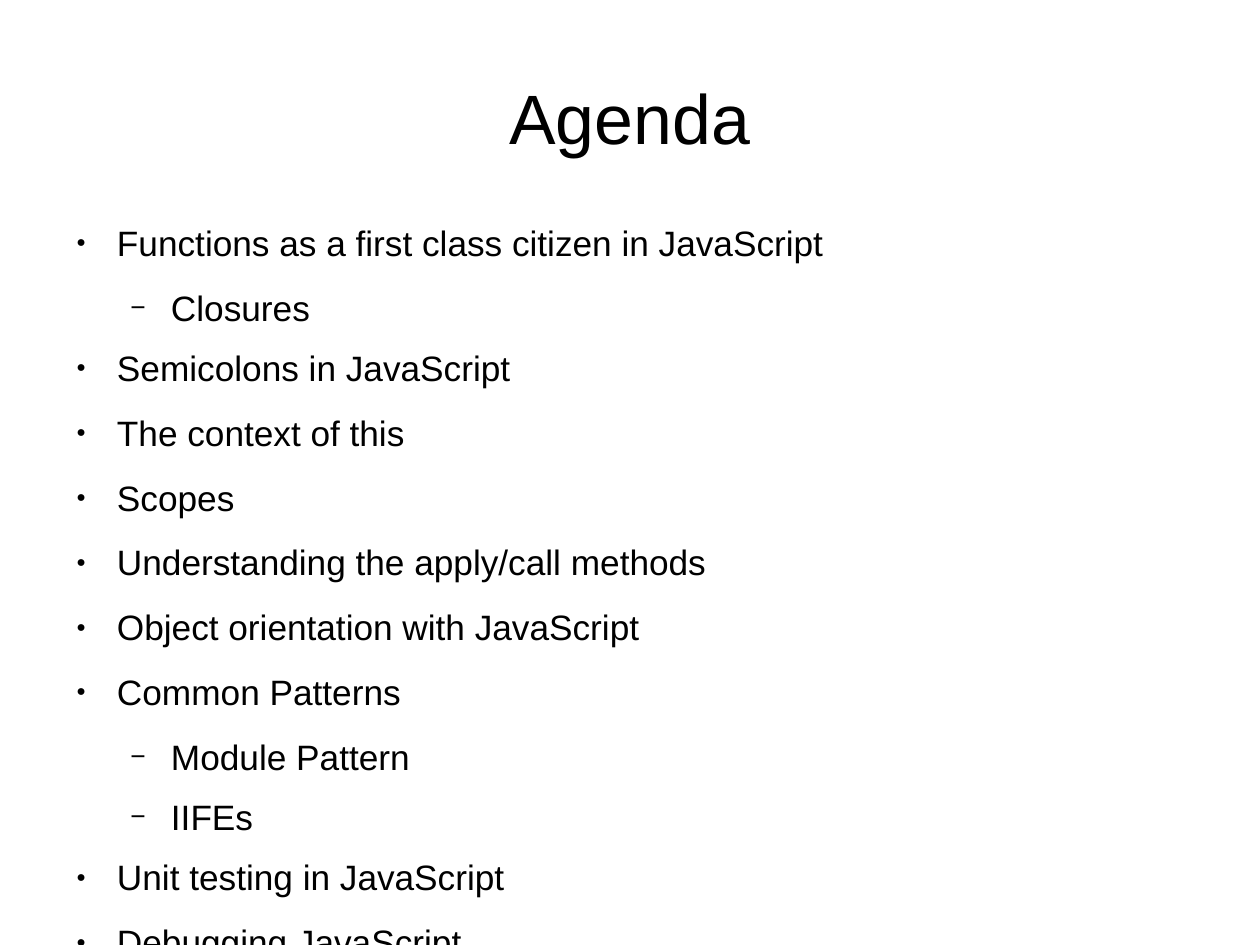
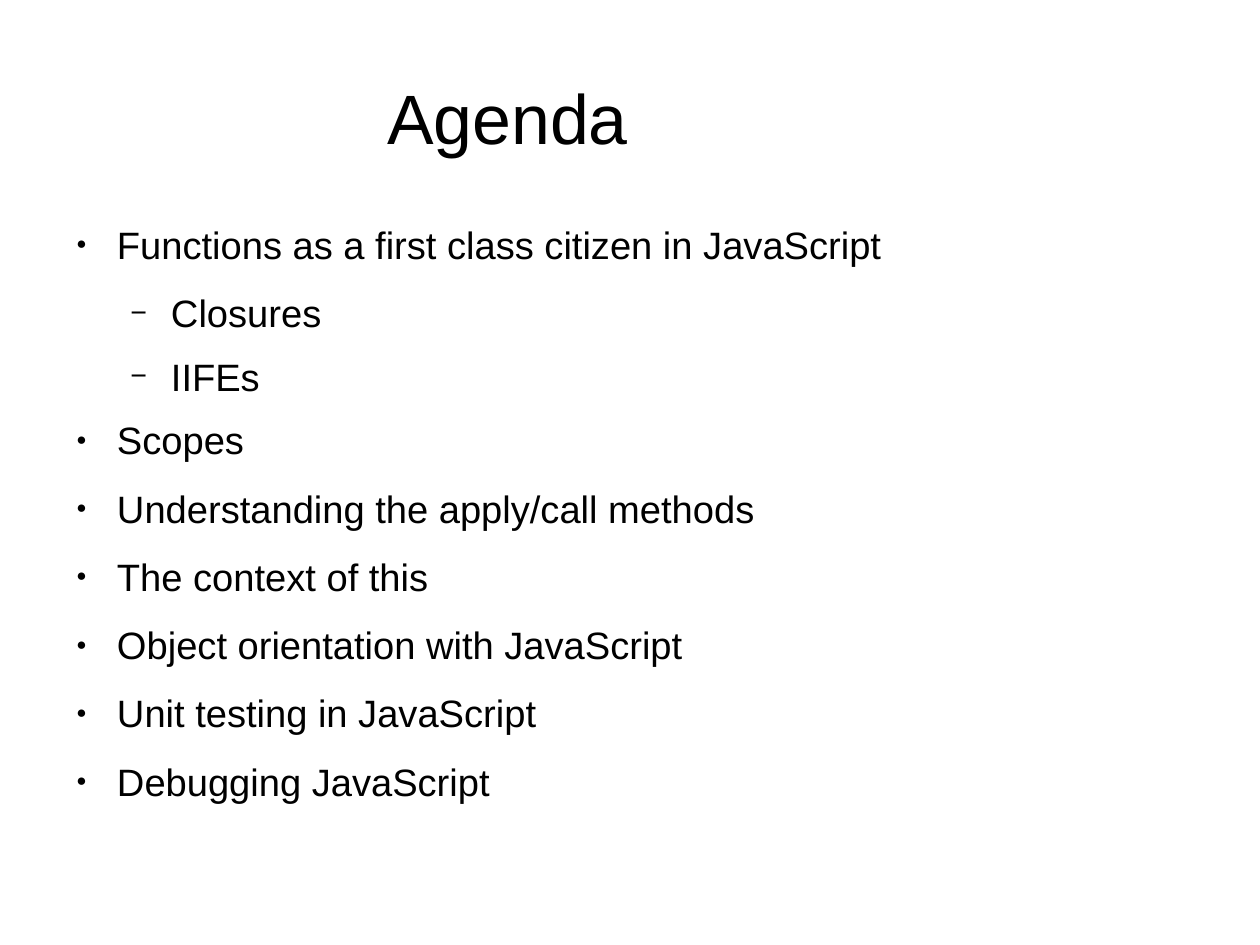
Before and after one commit to tomafc330/presentations, a slide deck: slide 2 of advanced-javascript/presentation.odp. Drawn at 1260x945 pixels with LibreOffice and Linux fonts; fonts in the diff are those of the drawing. Boxes give left, top, right and bottom in pixels: in the first picture for what was removed or moved away, otherwise in the second. Text is boxed around its words. In the diff, an @@ line names an element or a change of style, - is before the commit and + after.

```diff
--- a/advanced-javascript/presentation.odp
+++ b/advanced-javascript/presentation.odp
@@ title "Agenda" moved from (x1=509, y1=93, x2=750, y2=157) to (x1=387, y1=93, x2=628, y2=157) @@
@@ text at (x1=117, y1=231, x2=881, y2=804): size 22.2 to 24 pt in "Functions as a first class citizen in ...", "Closures", "Scopes", "Understanding the apply/call methods" and 3 more places @@
@@ text at (x1=171, y1=364, x2=260, y2=392): text changed; size 22.2 to 24 pt @@
-● Semicolons in JavaScript
-● The context of this
+  − IIFEs
@@ text at (x1=117, y1=563, x2=428, y2=592): paragraph added @@
+● The context of this
@@ text at (x1=117, y1=680, x2=409, y2=831): paragraphs removed @@
-● Common Patterns
-  − Module Pattern
-  − IIFEs
```
Also in this commit, not shown: 13 other slides changed, 7 slides added, 20 other files.
